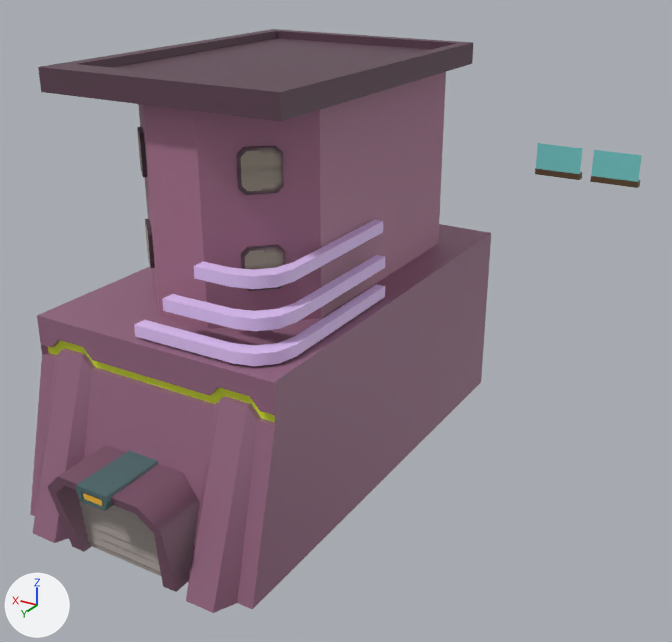
An edit to the FBX model Assets/Models/Crossing/Crossing_Buildings/Individual_Buildings/SouthEast_House_02.fbx, drawn before and after from the same camera.
One viewpoint serves both versions: a camera (50 mm lens) standing at (0.08, -0.207, 0.321) and looking at (0.338, -0.636, 0.106). Arrows for +X, +Y and +Z are at lower left; the lights stay in place. Where no turn or scale is listed for an object, it has been applied to the vertices.

The older version as bpy lines, for what is in view:
```python
me_mesh = bpy.data.meshes.new('Mesh')
me_mesh.from_pydata(...)  # 532 vertices, 429 faces; spans x -0.13..0.13, y -0.16..0.16, z -0.126..0.126
# faces by material slot: [351, 78]
me_mesh.materials.append(mat_flatcolorbase4)  # picture img_plaza_05_diffuse_jpg
me_mesh.materials.append(mat_light_illuminate4)  # picture img_lights_jpg
ob_southeast_house_02 = bpy.data.objects.new('SouthEast_House_02', me_mesh)
ob_southeast_house_02.location = (0.341, -0.644, 0.1249)
```
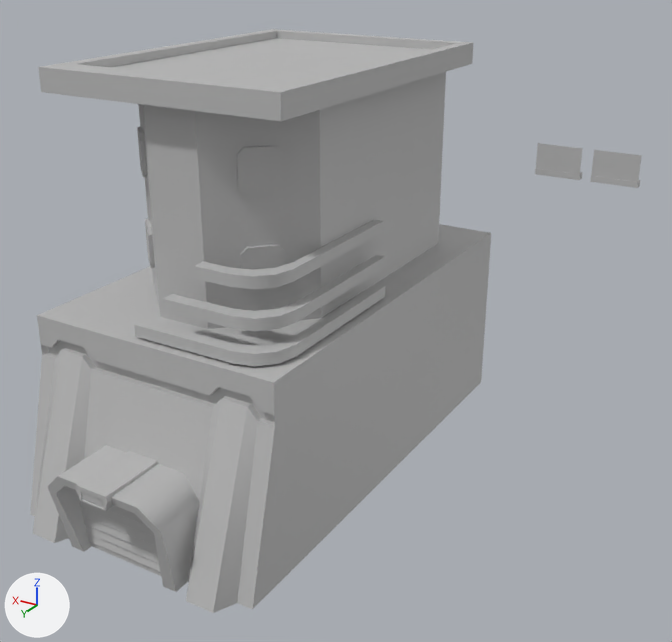
Where the change shows, as pixel boxes [x1, y1, x2, y2] in the pictures (672 x 642 px):
```json
{"part": 1, "of": "me_mesh", "change": "recoloured", "before": [30, 29, 642, 613], "after": [30, 29, 642, 613], "on screen": "purple to grey"}
{"part": 2, "of": "me_mesh", "change": "recoloured", "before": [48, 220, 385, 506], "after": [48, 220, 385, 506], "on screen": "purple to grey"}
```

Scene script edits in JSON lines:
```json
{"op": "add", "block": "mat_environment_02", "code": ["mat_environment_02 = principled_material('Environment_02')", "mat_environment_02.base_color = (0.5, 0.5, 0.5)  # grey #bcbcbc"]}
{"block": "me_mesh", "where": "me_mesh.from_pydata(...)  # 532 vertices, 429 faces; spans x -0.13..0.13, y -0.16..0.16, z -0.126..0.126"}
{"block": "me_mesh", "where": "# used by ob_southeast_house_02; location = (0.341, -0.644, 0.1249)"}
{"block": "me_mesh", "change": "me_mesh part 1: all 351 faces that had it switch from mat_flatcolorbase4 (picture img_plaza_05_diffuse_jpg) to mat_environment_02 (grey #bcbcbc)"}
{"block": "me_mesh", "change": "me_mesh part 2: all 78 faces that had it switch from mat_light_illuminate4 (picture img_lights_jpg) to mat_environment_02 (grey #bcbcbc)"}
```
